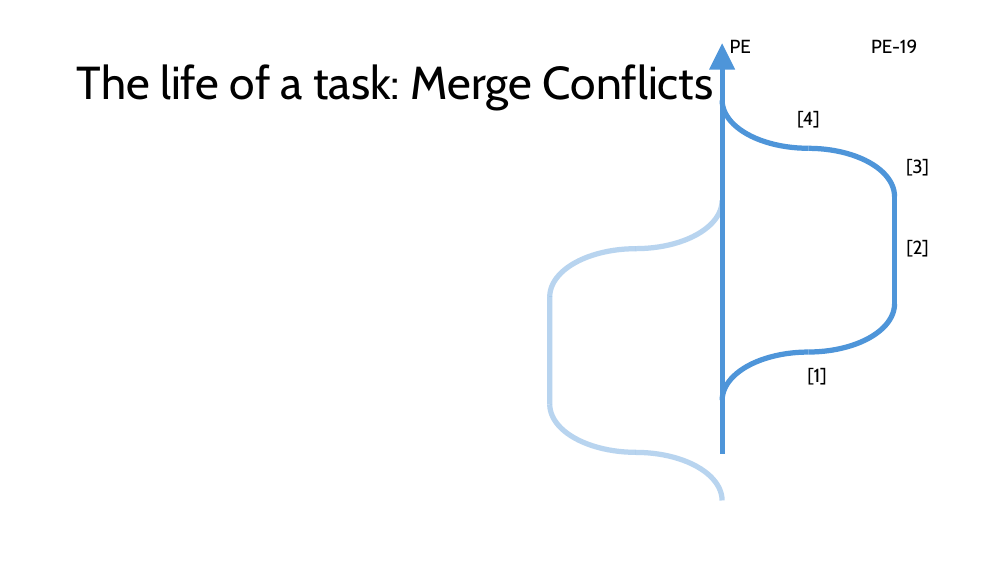
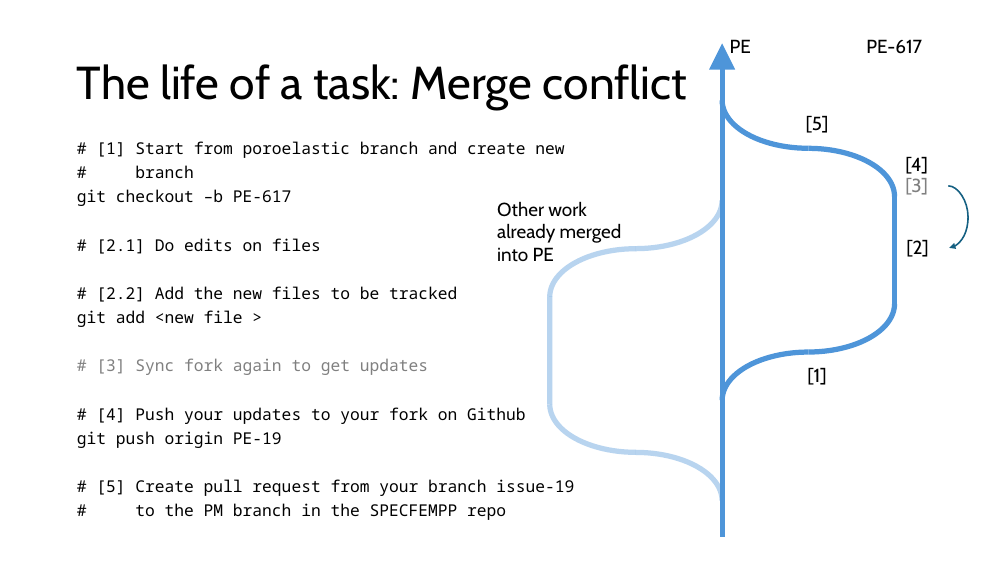
Before and after one commit to PrincetonUniversity/specfempp-notes, a slide deck: slide 14 of presentations/2025/03/Princeton_LLNL_Hackathon/Git_development_Workflow.pptx. Drawn at 1008x567 pixels with LibreOffice and Linux fonts; fonts in the diff are those of the drawing. Boxes give left, top, right and bottom in pixels: in the first picture for what was removed or moved away, otherwise in the second. Text is boxed around its words. In the diff, an @@ line names an element or a change of style, - is before the commit and + after.

```diff
--- a/presentations/2025/03/Princeton_LLNL_Hackathon/Git_development_Workflow.pptx
+++ b/presentations/2025/03/Princeton_LLNL_Hackathon/Git_development_Workflow.pptx
@@ arrow moved from (722, 454) - (722, 43) to (722, 537) - (722, 43) @@
@@ text at (x1=866, y1=39, x2=922, y2=54): text changed @@
-PE-19
+PE-617
@@ title at (x1=77, y1=64, x2=687, y2=110): text changed @@
-The life of a task: Merge Conflicts
+The life of a task: Merge conflict
@@ text added at (x1=806, y1=115, x2=829, y2=133), 18 pt, text #000000 @@
+[5]
@@ text added at (x1=77, y1=141, x2=574, y2=520), 15.5 pt, text #000000 @@
+# [1] Start from poroelastic branch and create new
+# branch
+git checkout –b PE-617
+# [2.1] Do edits on files
+# [2.2] Add the new files to be tracked
+git add <new file >
+# [3] Sync fork again to get updates
+# [4] Push your updates to your fork on Github
+git push origin PE-19
+# [5] Create pull request from your branch issue-19
+# to the PM branch in the SPECFEMPP repo
@@ text "[4]" moved from (x1=797, y1=110, x2=819, y2=128) to (x1=905, y1=156, x2=927, y2=174) @@
@@ text "[3]" moved from (x1=906, y1=158, x2=929, y2=176) to (x1=905, y1=178, x2=928, y2=195) @@
@@ text "[3]" at (x1=905, y1=178, x2=928, y2=195): text colour #000000 to #808080 @@
@@ text added at (x1=497, y1=201, x2=622, y2=262), 18 pt, text #000000 @@
+Other work
+already merged into PE
@@ curved arrow added from (948, 186) to (950, 248), #156082 1.5 pt @@
```
Also in this commit, not shown: 5 other slides changed, 3 slides added.
